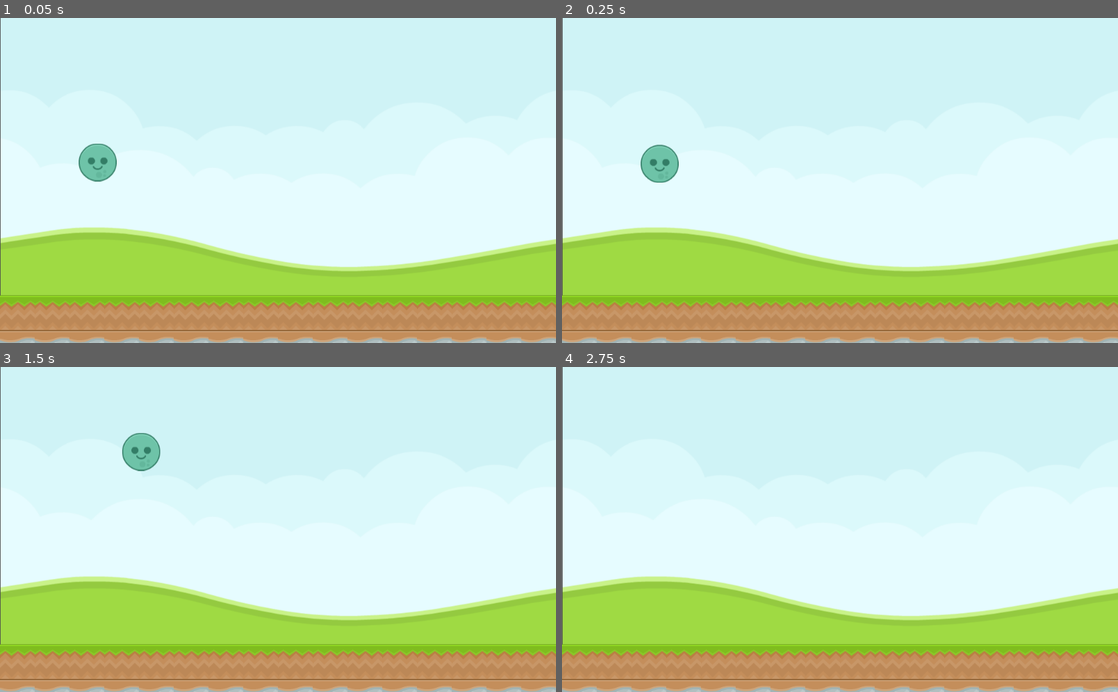
Above: before the commit, frames 1-4 (two rows, left to right).
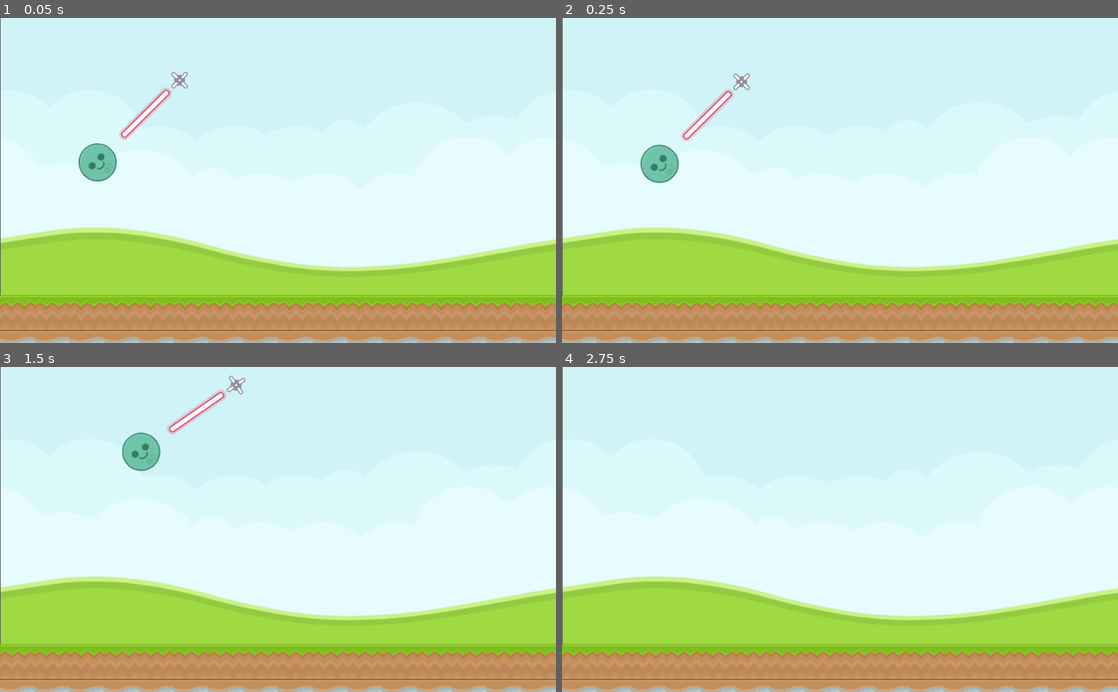
Above: after the commit, the same moments.

Repository: cpvanlue/P1-cpvanlue
Game: Godot game, scene res://src/Level.tscn
The game is run twice, just before and just after one commit, with the same random seed, the same clock (stepped at 60 frames per second) and the same inputs. This scene is started directly instead of the project's main scene.
Inputs:
- Up to frame 1 (0.05 s): no input
- Up to frame 2 (0.25 s): no input
- Up to frame 3 (1.5 s): hold Up (ui_up) 0.53-1.28 s; tap Space (launch) at 0.6, 1.35 s; hold Down (ui_down) from 1.28 s (still down)
- Up to frame 4 (2.75 s): release Down (ui_down) at 2.03 s; hold Up (ui_up) from 2.03 s (still down); tap Space (launch) at 2.1 s

The runs differ from the first frame. In frame 1, 0.6% of the frame differs, in the area x 14-34%, y 16-51%; in frame 2, 0.6%, in the area x 14-34%, y 17-51%; in frame 3, 0.6%; in frame 4, nothing differs.

Commit message:
Adds crosshair and laser to assist user with aiming.

Diff:
--- a/project/src/Ball.gd
+++ b/project/src/Ball.gd
@@ -5,6 +5,7 @@
 
 func _process(delta):
 	angle = clamp(angle, -90, 0)
+	self.rotation_degrees = angle
 	if Input.is_action_pressed("ui_up"):
 		angle -= 5
 	if Input.is_action_pressed("ui_down"):
--- a/project/src/Ball.tscn
+++ b/project/src/Ball.tscn
@@ -1,17 +1,32 @@
-[gd_scene load_steps=4 format=2]
+[gd_scene load_steps=6 format=2]
 
 [ext_resource path="res://src/Ball.gd" type="Script" id=1]
 [ext_resource path="res://assets/happyfunball.png" type="Texture" id=2]
+[ext_resource path="res://assets/laser.png" type="Texture" id=3]
+[ext_resource path="res://assets/particle_3.png" type="Texture" id=4]
 
 [sub_resource type="CircleShape2D" id=1]
 radius = 36.0
 
 [node name="Ball" type="RigidBody2D"]
 script = ExtResource( 1 )
+__meta__ = {
+"_edit_lock_": true
+}
 
 [node name="CollisionShape2D" type="CollisionShape2D" parent="."]
 position = Vector2( -0.100632, 0 )
 shape = SubResource( 1 )
 
 [node name="Sprite" type="Sprite" parent="."]
+position = Vector2( -0.110229, 0 )
 texture = ExtResource( 2 )
+
+[node name="laser" type="Sprite" parent="."]
+position = Vector2( 125.623, -1.24675 )
+rotation = 1.57378
+texture = ExtResource( 3 )
+
+[node name="particle_3" type="Sprite" parent="."]
+position = Vector2( 213.817, -0.616791 )
+texture = ExtResource( 4 )
Binary file added: project/assets/laser.png
Binary file added: project/assets/particle_3.png
Not shown, added: project/assets/particle_3.png.import
